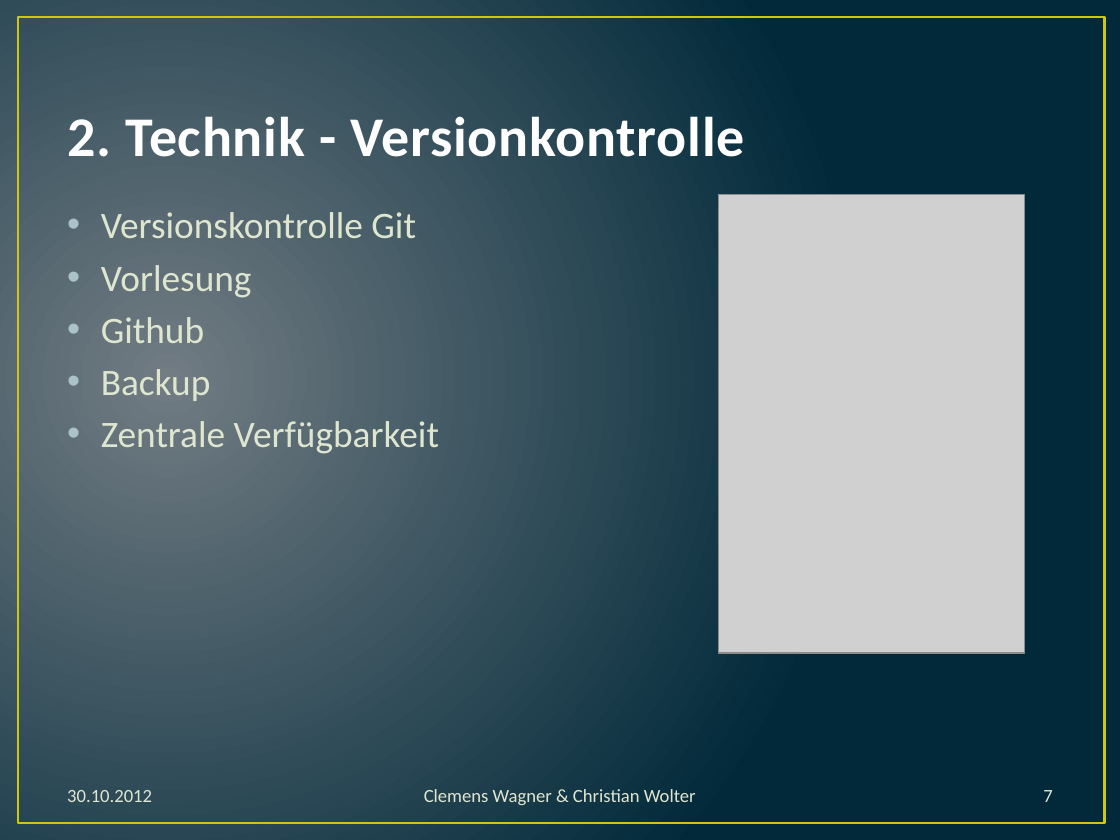
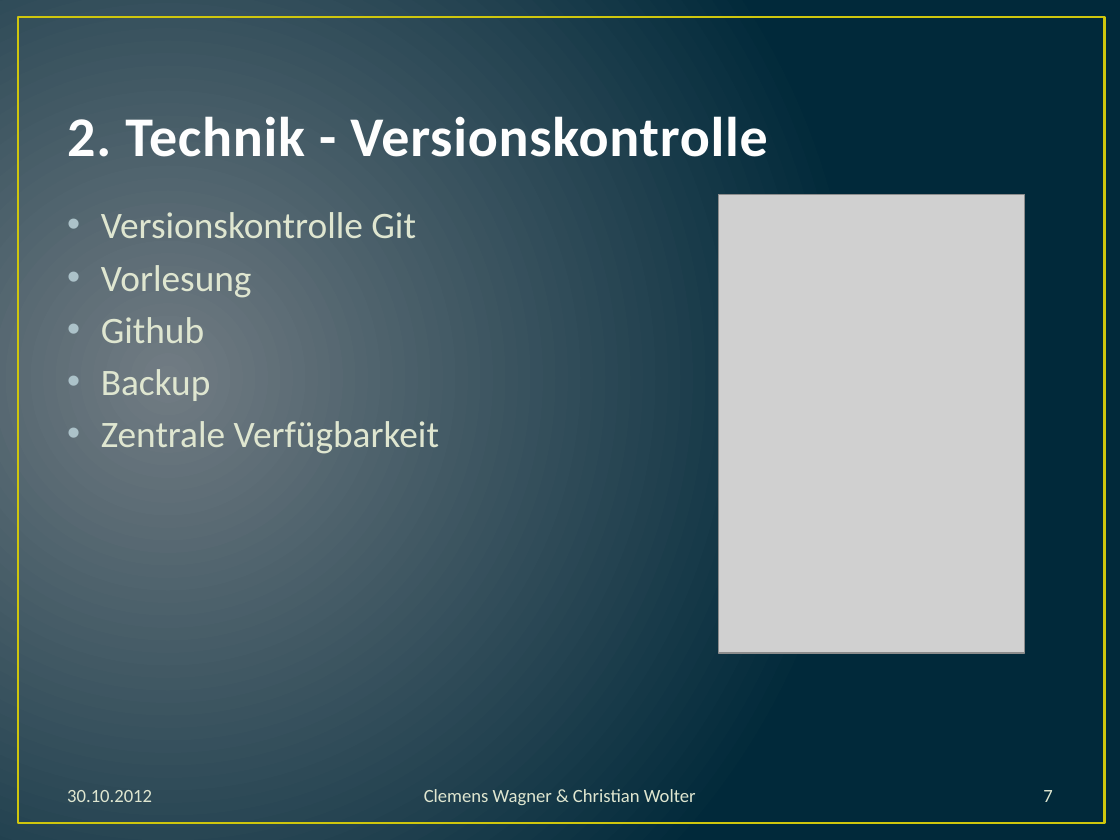
Before and after one commit to dev693/ants, a slide deck: slide 7 of Ants/src/doku/präsentation.pptx. Drawn at 1120x840 pixels with LibreOffice and Linux fonts; fonts in the diff are those of the drawing; grey boxes stand for pictures. Boxes give left, top, right and bottom in pixels: in the first picture for what was removed or moved away, otherwise in the second. Text is boxed around its words. In the diff, an @@ line names an element or a change of style, - is before the commit and + after.

```diff
--- a/Ants/src/doku/präsentation.pptx
+++ b/Ants/src/doku/präsentation.pptx
@@ title at [67, 109, 767, 158]: text changed @@
-2. Technik - Versionkontrolle
+2. Technik - Versionskontrolle
```
Also in this commit, not shown: 1 other slide changed.
